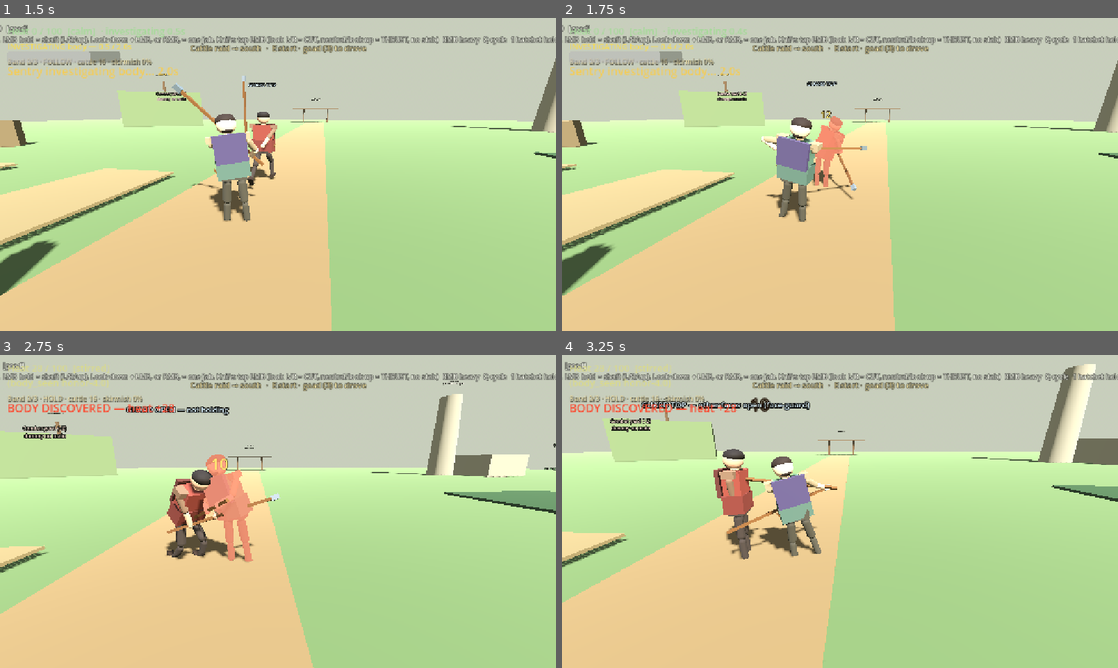
Above: before the commit, frames 1-4 (two rows, left to right).
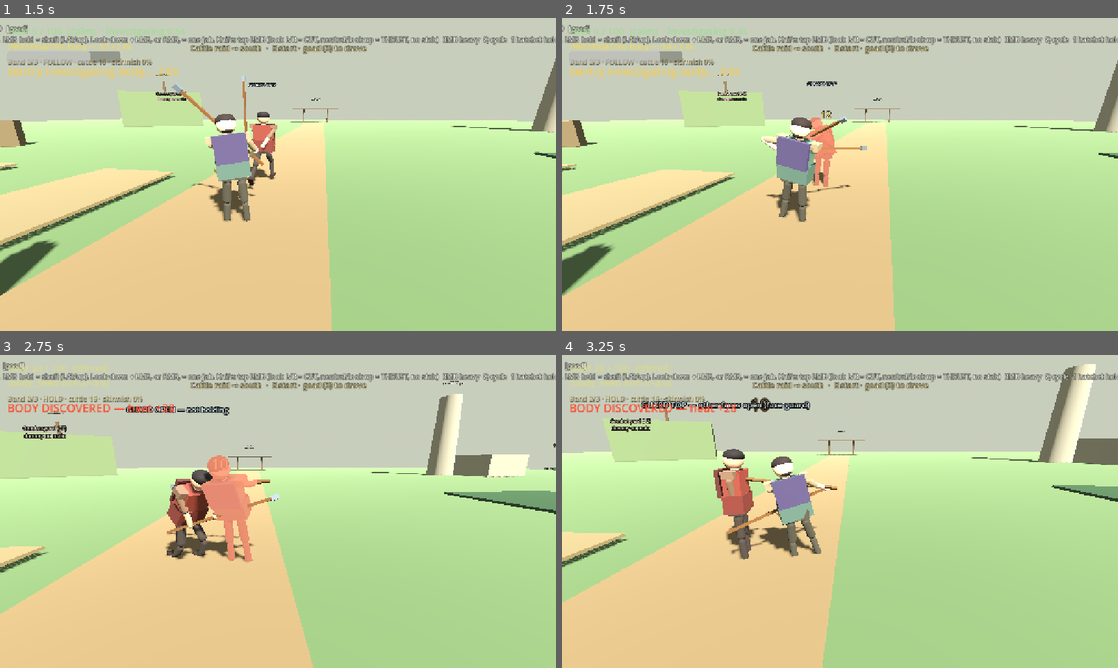
Above: after the commit, the same moments.

Repository: fortins4/devPlayground
Game: Godot game, scene res://scenes/main/main.tscn
Two runs of this game, one before a commit and one after it. Both use one fixed random seed, a clock stepped at 60 frames per second and the inputs below.
Inputs (mouse positions are in pixels of both pictures, inside the frame that each line leads up to):
- Up to frame 1 (1.5 s): tap Enter at 0.5 s; move the mouse to (305, 174) at 0.52 s; hold Right mouse button (attack_heavy) 0.53-1.28 s; hold W (move_forward) from 0.53 s (still down); click (305, 174) at 0.67 s; tap Space (jump) at 0.77 s; move the mouse to (250, 174) at 1.27 s; click (250, 174) at 1.35 s
- Up to frame 2 (1.75 s): keep holding W (move_forward); tap Space (jump) at 1.52 s
- Up to frame 3 (2.75 s): keep holding W (move_forward); move the mouse to (289, 505) at 2.02 s; hold H (band_toggle) from 2.03 s (still down)
- Up to frame 4 (3.25 s): keep holding W (move_forward); move the mouse to (834, 517) at 2.77 s; release H (band_toggle) at 2.78 s; tap Ctrl (crouch) at 2.85 s; click (834, 517) at 2.92 s; tap Space (jump) at 3.02 s

Frame 1 is identical in both runs. In frame 2, 0.5% of the frame differs, in the area x 43-53%, y 31-58%; in frame 3, 0.7%, in the area x 29-49%, y 31-64%; in frame 4, nothing differs.

Commit message:
feat(combat): lean the flinch away from the hit

Diff:
--- a/scripts/characters/npcs/dummy_fighter.gd
+++ b/scripts/characters/npcs/dummy_fighter.gd
@@ -191,6 +191,27 @@
 	return _hurt_reacting
 
 
+## Same incoming-hit name Cian uses. The shared seat reads it.
+var flinch_from: StringName = &"top"
+
+
+func _note_flinch_from() -> void:
+	if combat == null:
+		flinch_from = &"top"
+		return
+	match combat.incoming_strike_direction:
+		CombatSystem.StrikeDirection.RIGHT:
+			flinch_from = &"right"
+		CombatSystem.StrikeDirection.BOTTOM:
+			flinch_from = &"low"
+		CombatSystem.StrikeDirection.LEFT:
+			flinch_from = &"left"
+		_:
+			flinch_from = &"top"
+
+
+
+
 func _tick_locomotion(delta: float) -> void:
 	if locomotion == null:
 		return
@@ -268,6 +289,7 @@
 	# A hit that gets through plays Cian's short flinch. Damage 0 never arrives here.
 	# A killing blow keeps the existing fall. The flinch is the reaction, not a counter.
 	if amount > 0.0 and combat != null and combat.health > 0.0:
+		_note_flinch_from()
 		if _play_hurt_flinch():
 			return
 	if interrupted:
--- a/scripts/characters/player/player_controller.gd
+++ b/scripts/characters/player/player_controller.gd
@@ -1032,6 +1032,7 @@
 		_hatchet_charge_armed = false
 	_screen_punch(0.07 if amount >= 12.0 else 0.045)
 	if amount > 0.0:
+		_note_flinch_from()
 		_play_hurt_flinch()
 
 
@@ -1045,6 +1046,27 @@
 
 func is_hurt_flinching() -> bool:
 	return _hurt_reacting
+
+
+## Incoming hit the flinch leans away from. right / top / low / left.
+var flinch_from: StringName = &"top"
+
+
+func _note_flinch_from() -> void:
+	if combat == null:
+		flinch_from = &"top"
+		return
+	match combat.incoming_strike_direction:
+		CombatSystem.StrikeDirection.RIGHT:
+			flinch_from = &"right"
+		CombatSystem.StrikeDirection.BOTTOM:
+			flinch_from = &"low"
+		CombatSystem.StrikeDirection.LEFT:
+			flinch_from = &"left"
+		_:
+			flinch_from = &"top"
+
+
 
 
 func _play_hurt_flinch() -> void:
--- a/systems/combat/combat_system.gd
+++ b/systems/combat/combat_system.gd
@@ -133,6 +133,8 @@
 var charge_ratio: float = 0.0
 var charge_direction: StrikeDirection = StrikeDirection.TOP
 var _last_strike_direction: StrikeDirection = StrikeDirection.TOP
+## Direction of the last hit that got through. Not the guard face.
+var incoming_strike_direction: StrikeDirection = StrikeDirection.TOP
 var _charge_pose_tween: Tween
 
 # Per-weapon feel timings. Knife/goad: damage+reach live here.
@@ -837,6 +839,7 @@
 				return 0.0
 	health = maxf(0.0, health - amount)
 	health_changed.emit(health, max_health)
+	incoming_strike_direction = strike_direction
 	damage_taken.emit(amount, from)
 	if enable_hit_feedback:
 		_play_hurt_feedback(amount, from)
--- a/systems/combat/tool_strike_poses.gd
+++ b/systems/combat/tool_strike_poses.gd
@@ -847,17 +847,77 @@
 	return false
 
 
+static func _flinch_from_name(loco: Object) -> StringName:
+	var host := loco.get_parent() as Node
+	if host != null and "flinch_from" in host:
+		var named: StringName = host.get("flinch_from")
+		if named in [&"right", &"left", &"top", &"low"]:
+			return named
+	return &"top"
+
+
+static func _apply_flinch_lean(loco: Object, kind: StringName) -> void:
+	# Torso and head only. Hips and thighs stay on the shared flinch so the
+	# soles stay down. Not a guard pose and not a hatchet retune.
+	var torso := Vector3.ZERO
+	var head := Vector3.ZERO
+	match kind:
+		&"right":
+			# Hit from the player's right: bend toward his left (-X). Face stays readable.
+			torso = Vector3(deg_to_rad(6.0), deg_to_rad(14.0), deg_to_rad(28.0))
+			head = Vector3(deg_to_rad(0.0), deg_to_rad(8.0), deg_to_rad(14.0))
+		&"left":
+			torso = Vector3(deg_to_rad(6.0), deg_to_rad(-14.0), deg_to_rad(-28.0))
+			head = Vector3(deg_to_rad(0.0), deg_to_rad(-8.0), deg_to_rad(-14.0))
+		&"low":
+			# Rising hit: fold the chest back (+X sends the head toward +Z).
+			torso = Vector3(deg_to_rad(24.0), 0.0, 0.0)
+			head = Vector3(deg_to_rad(14.0), 0.0, 0.0)
+		_:
+			# Overhead: fold the chest down toward the face.
+			torso = Vector3(deg_to_rad(-46.0), 0.0, 0.0)
+			head = Vector3(deg_to_rad(-22.0), 0.0, 0.0)
+	loco.set_combat_additive("torso", torso)
+	loco.set_combat_additive("head", head)
+
+
 static func _seat_flinch_below_chin(loco: Object, weapon_visual: Node3D, goad: Node3D, left_arm: Node3D, left_fore: Node3D, right_arm: Node3D, right_fore: Node3D, torso: Node3D, head: Node3D) -> void:
-	# Below the chin, in front of the chest, clear of the eyes and the mouth.
-	# Not beside the left ear — that seat belongs to the left guard.
-	var right_pt: Vector3 = head.to_global(Vector3(0.16, -0.50, 0.42))
-	var left_pt: Vector3 = head.to_global(Vector3(-0.12, -0.52, 0.44))
+	var kind := _flinch_from_name(loco)
+	_apply_flinch_lean(loco, kind)
+	# Shaft stays off the eyes and the mouth. The line moves with the lean
+	# so a side hit is not the same bar as a duck or a lean-back.
+	# Head -Z is the face. The bar stays in front of the chest, under the chin.
+	var right_local := Vector3(0.20, -0.55, -0.62)
+	var left_local := Vector3(-0.20, -0.58, -0.66)
+	var r_pole_local := Vector3(0.32, -0.28, -0.4)
+	var l_pole_local := Vector3(-0.32, -0.28, -0.4)
+	match kind:
+		&"right":
+			right_local = Vector3(-0.08, -0.42, -0.62)
+			left_local = Vector3(-0.52, -0.30, -0.58)
+			r_pole_local = Vector3(-0.1, -0.2, -0.45)
+			l_pole_local = Vector3(-0.5, -0.12, -0.4)
+		&"left":
+			right_local = Vector3(0.52, -0.30, -0.58)
+			left_local = Vector3(0.08, -0.42, -0.62)
+			r_pole_local = Vector3(0.5, -0.12, -0.4)
+			l_pole_local = Vector3(0.1, -0.2, -0.45)
+		&"low":
+			# Chest open, bar still in front and under the chin. Not over the skull.
+			right_local = Vector3(0.22, -0.82, -0.62)
+			left_local = Vector3(-0.22, -0.86, -0.66)
+			r_pole_local = Vector3(0.34, -0.3, -0.4)
+			l_pole_local = Vector3(-0.34, -0.3, -0.4)
+		_:
+			pass
+	var right_pt: Vector3 = head.to_global(right_local)
+	var left_pt: Vector3 = head.to_global(left_local)
 	var basis := torso.global_transform.basis
 	var r_shoulder: Vector3 = right_arm.global_position
-	var r_pole: Vector3 = r_shoulder + basis.x * 0.28 + basis.y * -0.35 + basis.z * 0.22
+	var r_pole: Vector3 = r_shoulder + basis * r_pole_local
 	_ik_right(loco, right_arm, right_fore, r_shoulder, r_pole, right_pt)
 	var l_shoulder: Vector3 = left_arm.global_position
-	var l_pole: Vector3 = l_shoulder - basis.x * 0.28 + basis.y * -0.35 + basis.z * 0.22
+	var l_pole: Vector3 = l_shoulder + basis * l_pole_local
 	_ik_left(loco, left_arm, left_fore, l_shoulder, l_pole, left_pt)
 	var r_palm: Vector3 = right_fore.to_global(Vector3(0.0, -0.22, 0.0))
 	var l_palm: Vector3 = left_fore.to_global(Vector3(0.0, -0.22, 0.0))
